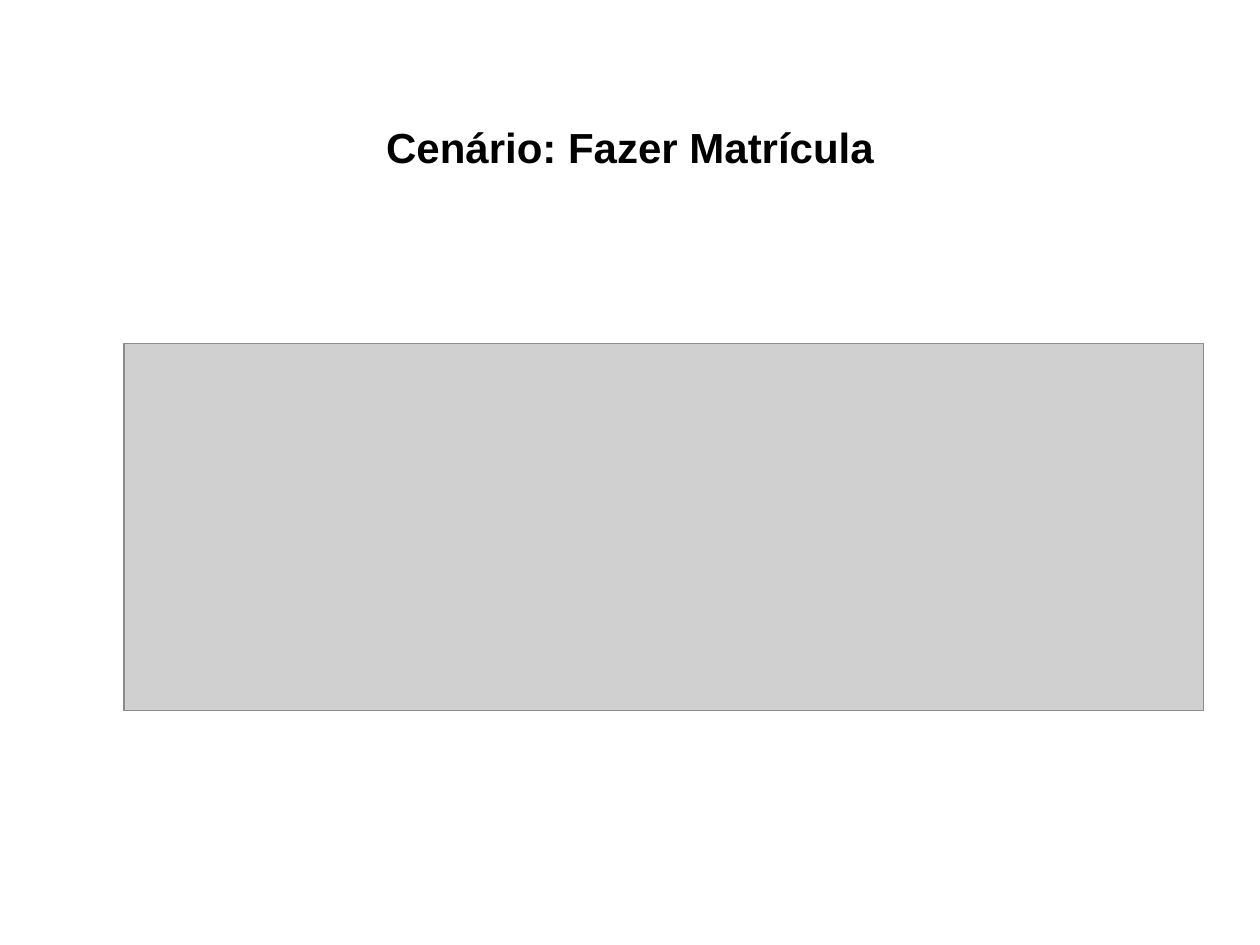
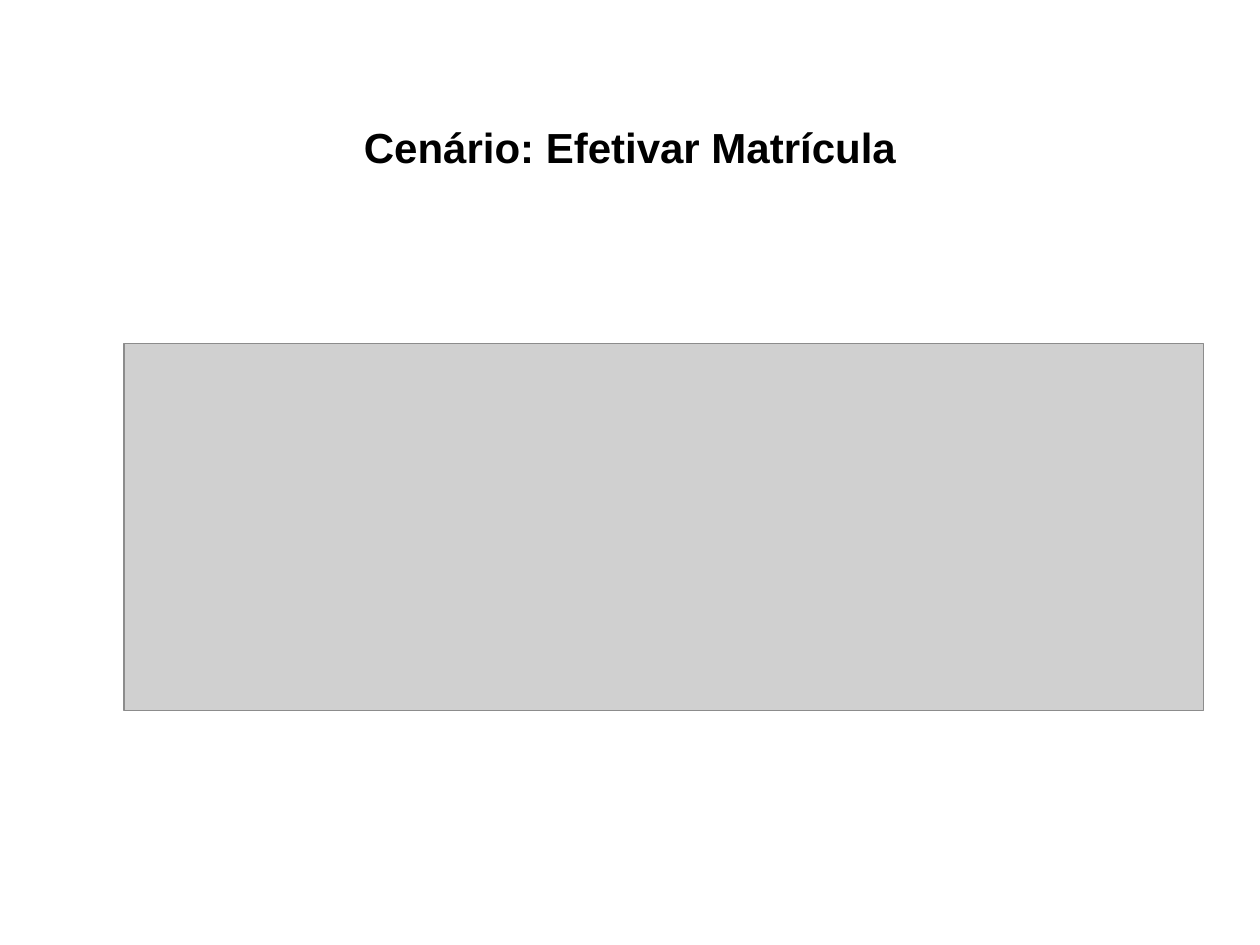
Before and after one commit to leozabotto/smart-owl, a slide deck: slide 4 of Artefatos/15 - Arquitetura de Negócio para cada Cenário.pptx (slide 7 before the commit). Drawn at 1260x945 pixels with LibreOffice and Linux fonts; fonts in the diff are those of the drawing; grey boxes stand for pictures. Boxes give left, top, right and bottom in pixels: in the first picture for what was removed or moved away, otherwise in the second. Text is boxed around its words. In the diff, an @@ line names an element or a change of style, - is before the commit and + after.

```diff
--- a/Artefatos/15 - Arquitetura de Negócio para cada Cenário.pptx
+++ b/Artefatos/15 - Arquitetura de Negócio para cada Cenário.pptx
@@ text at (364, 132, 895, 164): text changed @@
-Cenário: Fazer Matrícula
+Cenário: Efetivar Matrícula
```
Also in this commit, not shown: 2 other slides changed, 3 slides removed, 3 other files.
